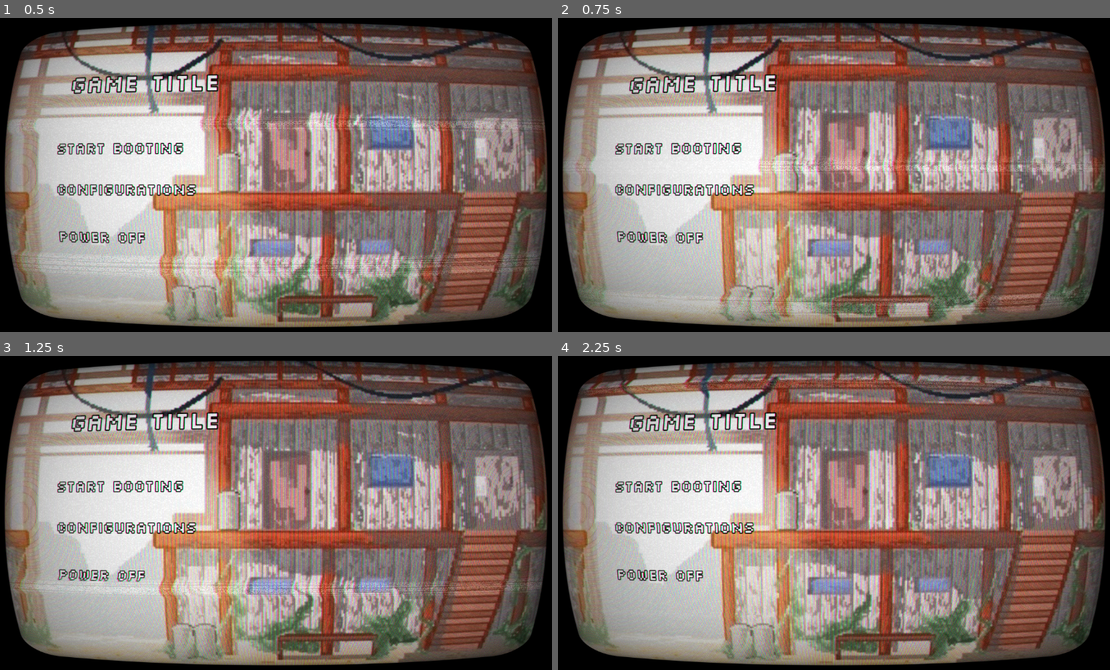
Above: before the commit, frames 1-4 (two rows, left to right).
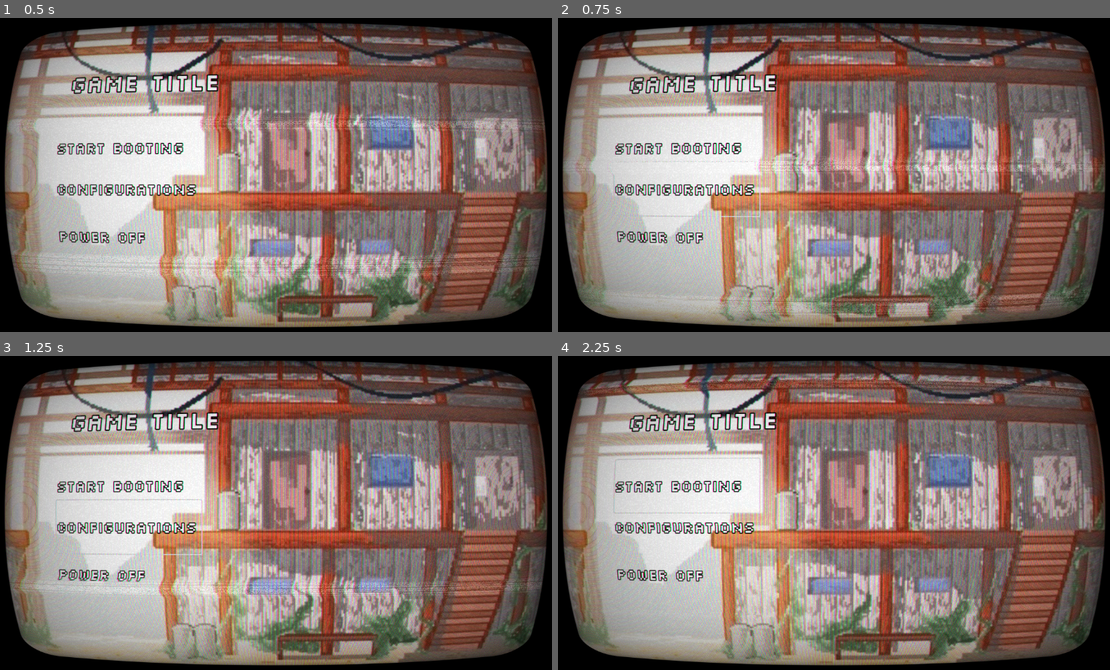
Above: after the commit, the same moments.

Repository: Zyganadel/ProjectRustedLife
Game: Godot game, scene res://Scenes/Testing/MainMenu.tscn
Two runs of this game, one before a commit and one after it. Both use one fixed random seed, a clock stepped at 60 frames per second and the inputs below. The project has no main scene, so this scene is started directly.
Inputs:
- Up to frame 1 (0.5 s): no input
- Up to frame 2 (0.75 s): click "Configurations" at 0.5 s
- Up to frame 3 (1.25 s): no input
- Up to frame 4 (2.25 s): click "Power off" at 1.25 s; click "Start booting" at 2 s

Frame 1 is identical in both runs. In frame 2, 0.1% of the frame differs, in the area x 8-37%, y 45-64%; in frame 3, 0.2%, in the area x 10-37%, y 45-64%; in frame 4, 0.2%.

Commit message:
Buttonadd

Diff:
--- /dev/null
+++ b/Scenes/Testing/LettersStuff.gd
@@ -0,0 +1,18 @@
+extends Control
+
+func _ready() -> void:
+	pass
+
+func _physics_process(delta: float) -> void:
+	pass
+
+func Onstartgame_buttonbutton_down() -> void:
+	print("level selection")
+
+
+func Onsettings_buttonbutton_down() -> void:
+	print("settings")
+
+
+func Onexit_buttonbutton_down() -> void:
+	print("exit")
--- a/Scenes/Testing/MainMenu.tscn
+++ b/Scenes/Testing/MainMenu.tscn
@@ -1,8 +1,9 @@
-[gd_scene load_steps=6 format=3 uid="uid://cys7whfdbh4ja"]
+[gd_scene load_steps=7 format=3 uid="uid://cys7whfdbh4ja"]
 
 [ext_resource type="Material" uid="uid://bmg1j5eijoyhc" path="res://Resources/Shaders/new_shader_material.tres" id="1_i81lq"]
 [ext_resource type="Texture2D" uid="uid://54omlo6gh2tw" path="res://Art/IMG_0289.jpg" id="1_qwdg1"]
 [ext_resource type="FontFile" uid="uid://bns2d66tws7is" path="res://Art/Silkscreen-Regular.ttf" id="2_jif5k"]
+[ext_resource type="Script" uid="uid://2jejrq0jxwlj" path="res://Scenes/Testing/LettersStuff.gd" id="2_y5brd"]
 
 [sub_resource type="LabelSettings" id="LabelSettings_y5brd"]
 font = ExtResource("2_jif5k")
@@ -40,14 +41,15 @@
 anchor_bottom = 1.0
 grow_horizontal = 2
 grow_vertical = 2
+script = ExtResource("2_y5brd")
 
-[node name="Label" type="Label" parent="letters_stuff"]
+[node name="game_title" type="Label" parent="letters_stuff"]
 layout_mode = 1
 anchors_preset = 10
 anchor_right = 1.0
 offset_left = 144.0
 offset_top = 52.0
-offset_right = 88.0
+offset_right = -675.0
 offset_bottom = 214.0
 grow_horizontal = 2
 text = "Game Title"
@@ -58,16 +60,15 @@
 layout_mode = 0
 offset_left = 124.0
 offset_top = 214.0
-offset_right = 1313.0
+offset_right = 426.0
 offset_bottom = 323.0
 flat = true
 
 [node name="start_label" type="Label" parent="letters_stuff/startgame_button"]
 layout_mode = 1
-anchors_preset = -1
-anchor_right = 0.23300001
+anchors_preset = 15
+anchor_right = 1.0
 anchor_bottom = 1.0
-offset_right = -0.037017822
 grow_horizontal = 2
 grow_vertical = 2
 text = "Start booting"
@@ -113,6 +114,8 @@
 vertical_alignment = 1
 
 [node name="old_tv_shader" type="ColorRect" parent="."]
+light_mask = 0
+visibility_layer = 512
 material = ExtResource("1_i81lq")
 layout_mode = 1
 anchors_preset = 15
@@ -120,3 +123,8 @@
 anchor_bottom = 1.0
 grow_horizontal = 2
 grow_vertical = 2
+mouse_filter = 2
+
+[connection signal="button_down" from="letters_stuff/startgame_button" to="letters_stuff" method="Onstartgame_buttonbutton_down"]
+[connection signal="button_down" from="letters_stuff/settings_button" to="letters_stuff" method="Onsettings_buttonbutton_down"]
+[connection signal="button_down" from="letters_stuff/exit_button" to="letters_stuff" method="Onexit_buttonbutton_down"]
Not shown, added: Scenes/Testing/LettersStuff.gd.uid
